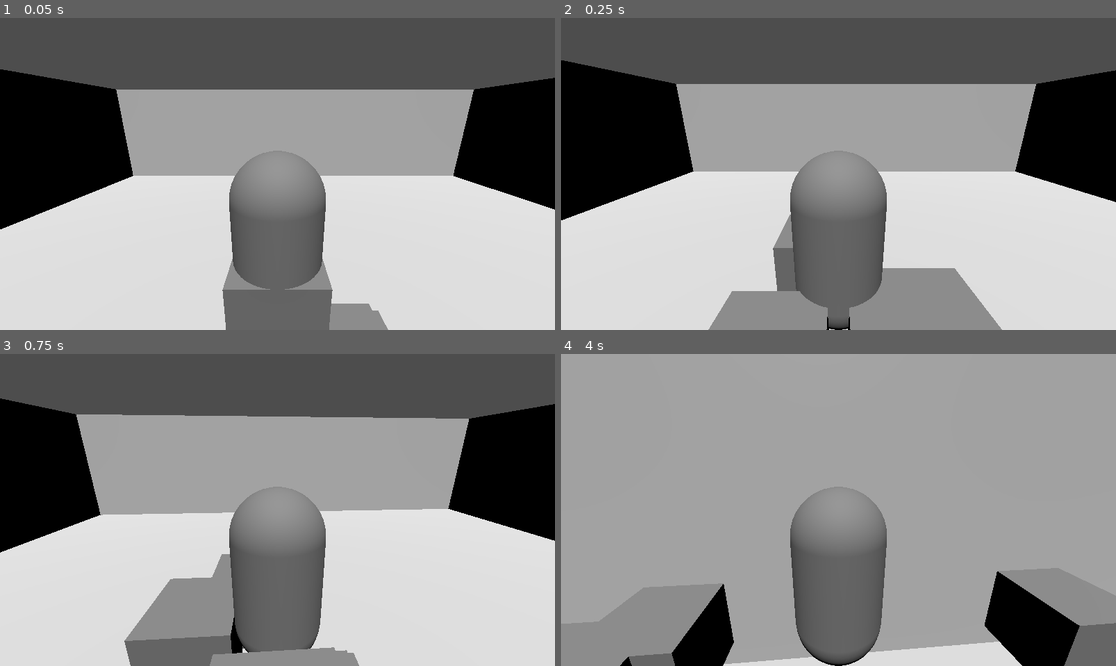
Above: before the commit, frames 1-4 (two rows, left to right).
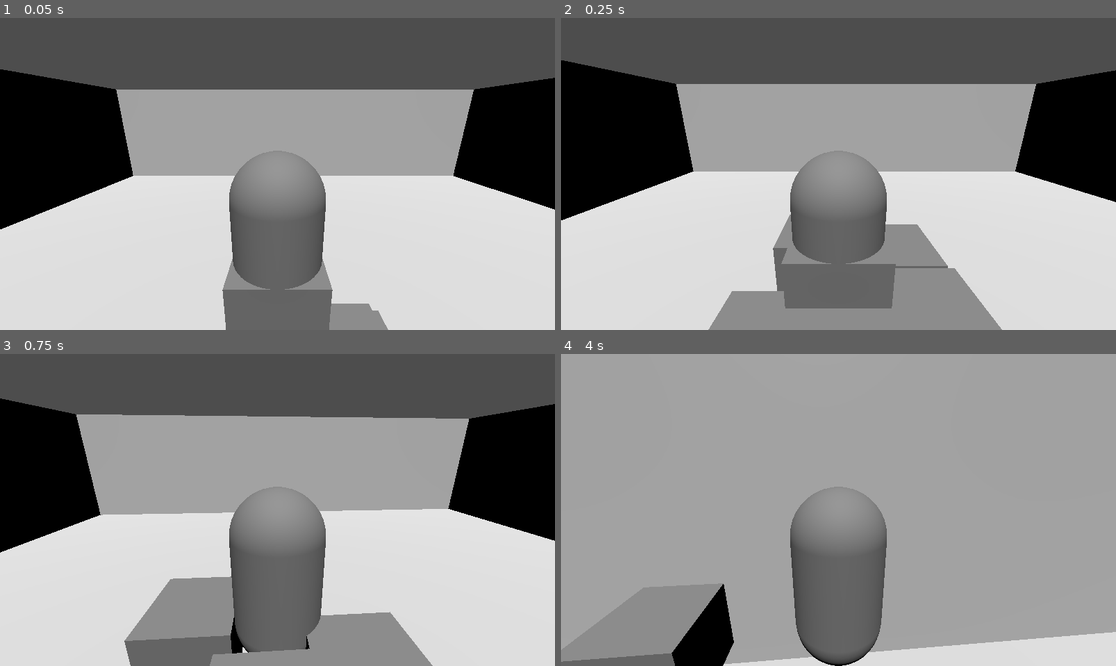
Above: after the commit, the same moments.

Repository: jbannisterly/SetInStone
Game: Godot game, scene res://Scene.tscn
Two runs of this game, one before a commit and one after it. Both use one fixed random seed, a clock stepped at 60 frames per second and the inputs below.
Inputs (mouse positions are in pixels of both pictures, inside the frame that each line leads up to):
- Up to frame 1 (0.05 s): no input
- Up to frame 2 (0.25 s): no input
- Up to frame 3 (0.75 s): tap Enter (ui_accept) at 0.5 s; move the mouse to (305, 510) at 0.52 s; hold W from 0.53 s (still down); click (305, 510) at 0.67 s
- Up to frame 4 (4 s): keep holding W; tap Enter (ui_accept) at 0.77, 1.52, 2.75, 3.02, 3.77 s; move the mouse to (810, 510) at 1.27 s; move the mouse to (849, 503) at 2.02 s; move the mouse to (832, 516) at 2.77 s; click (832, 516) at 2.92 s; move the mouse to (877, 513) at 3.52 s

Frame 1 is identical in both runs. In frame 2, 2.6% of the frame differs, in the area x 39-70%, y 66-100%; in frame 3, 2.8%; in frame 4, 4.4%, in the area x 0-100%, y 69-100%.

Commit message:
enemy dies and sends signal

Diff:
--- a/set-in-stone/EnemySpawner.tscn
+++ b/set-in-stone/EnemySpawner.tscn
@@ -1,6 +1,31 @@
 [gd_scene format=3 uid="uid://x4i348ra710g"]
 
-[ext_resource type="Script" uid="uid://bftfdudfk8im3" path="res://enemy_spawner.gd" id="1_tlwx7"]
+[sub_resource type="GDScript" id="GDScript_1onvr"]
+script/source = "extends Node3D
+
+@export var enemy = preload(\"res://Enemy.tscn\")
+var enemy_count = 0
+
+# Called when the node enters the scene tree for the first time.
+func _ready() -> void:
+
+	pass # Replace with function bodywawdssd.
+
+func _on_enemy_died():
+	print(\"died recieved\")
+	enemy_count -= 1
+
+# Called every frame. 'delta' is the elapsed time since the previous frame.
+func _process(delta: float) -> void:
+
+	if enemy_count < 10:
+		var new_enemy = enemy.instantiate()
+		new_enemy.connect(\"died\", _on_enemy_died)
+		add_child(new_enemy)
+		enemy_count += 1
+
+	pass
+"
 
 [node name="Spawner" type="Node3D" unique_id=1162535488]
-script = ExtResource("1_tlwx7")
+script = SubResource("GDScript_1onvr")
--- a/set-in-stone/enemy.gd
+++ b/set-in-stone/enemy.gd
@@ -3,9 +3,13 @@
 const SPEED = 5
 var target = Vector3(0,0,0)
 var total_delta = 0
+var spawner = get_parent()
+
+signal died
 
 # Called when the node enters the scene tree for the first time.
 func _ready() -> void:
+	#add_user_signal("died")
 	pass # Replace with function body.
 
 
@@ -14,6 +18,12 @@
 	if total_delta > 2:
 		target = Vector3(randf() * 1000 - 500, 0, randf() * 1000 - 500)
 		total_delta = 0
+
+
+func die() -> void:
+	print("died sent")
+	died.emit()
+	queue_free()
 
 
 # Called every frame. 'delta' is the elapsed time since the previous frame.
@@ -31,4 +41,7 @@
 
 	position.y = 0
 
+	if randf() > 0.99:
+		die()
+
 	pass
--- a/set-in-stone/enemy_spawner.gd
+++ b/set-in-stone/enemy_spawner.gd
@@ -1,6 +1,6 @@
 extends Node3D
 
-var enemy = preload("res://Enemy.tscn")
+@export var enemy = preload("res://Enemy.tscn")
 var enemy_count = 0
 
 # Called when the node enters the scene tree for the first time.
